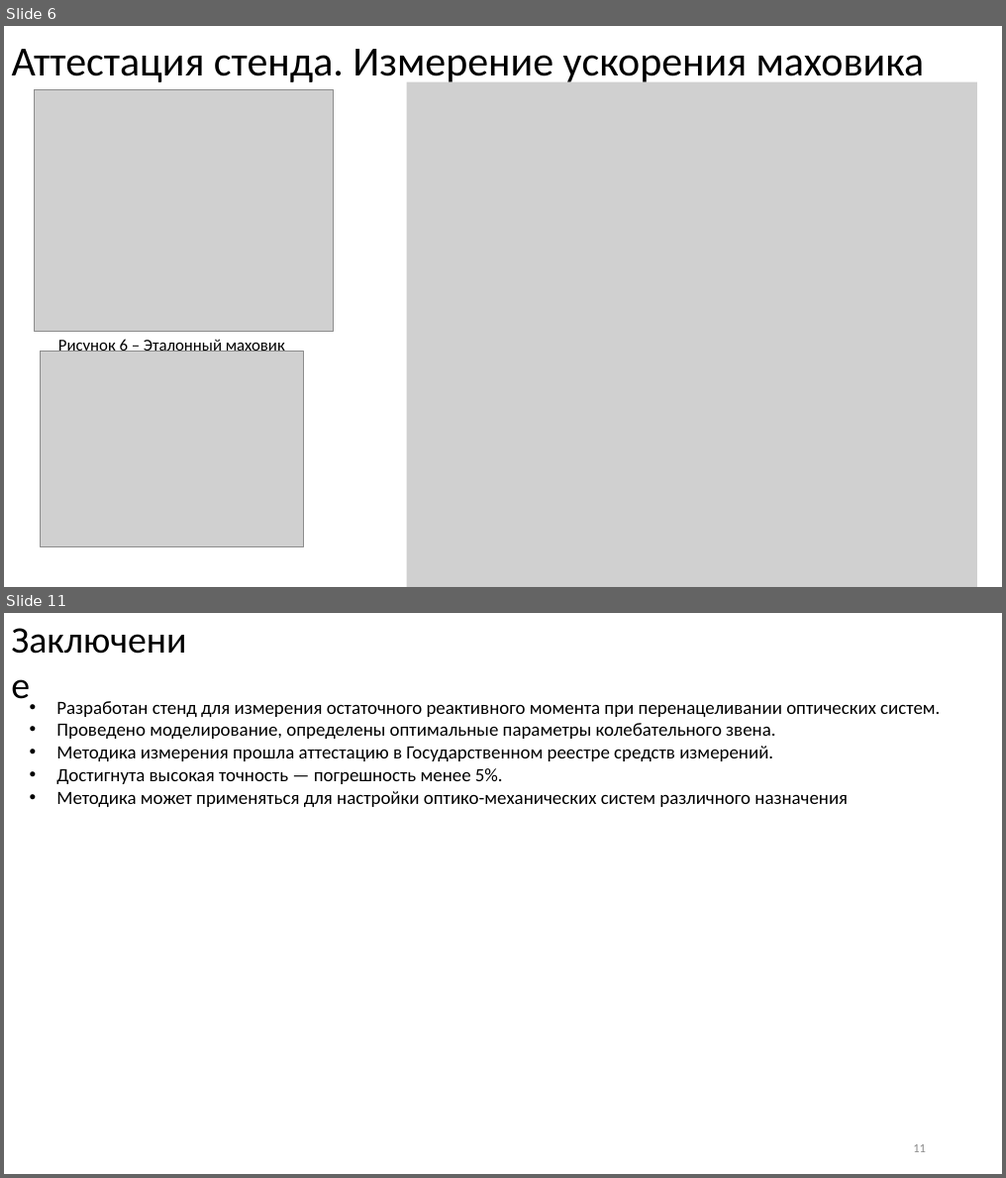
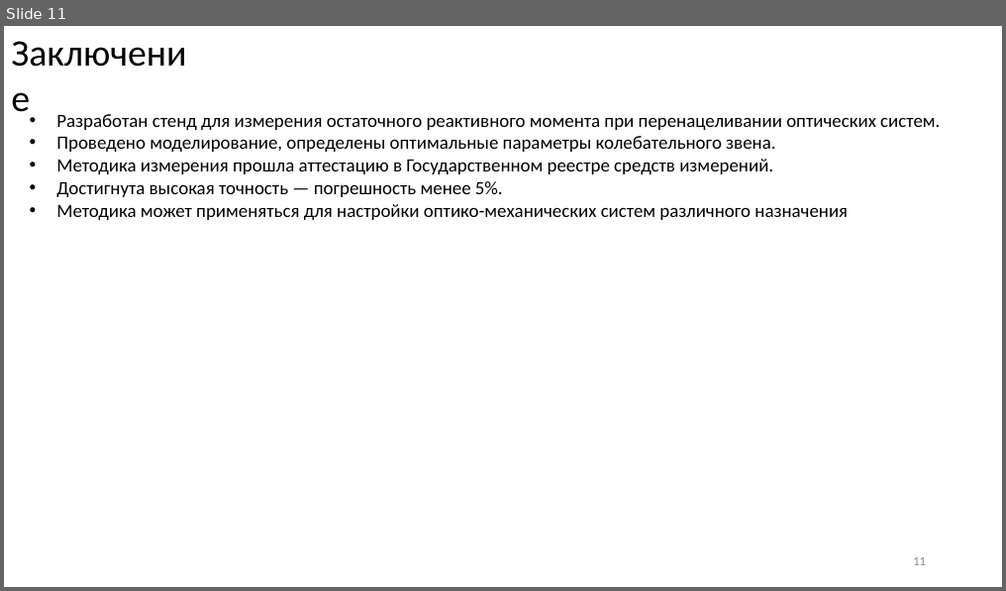
Before and after one commit to iliyars/reactive-moment-phd, a slide deck: Ppt/финальная версия.pptx. Shown one above the other, each under a label of ours: slides 6 and 11 before the commit, slide 11 after it; the slides between them are not shown. The pictures are 1006x1178 and 1006x591 pixels, drawn with LibreOffice and Linux fonts; fonts in the diff are those of the drawing; grey boxes stand for pictures. Boxes give left, top, right and bottom in pixels: in the first picture for what was removed or moved away, otherwise in the second. Text is boxed around its words. In the diff, an @@ line names an element or a change of style, - is before the commit and + after.

```diff
--- a/Ppt/финальная версия.pptx
+++ b/Ppt/финальная версия.pptx
@@ slide 6 removed at (4,26,1002,587), background #FFFFFF @@
@@ title removed at (12,49,925,85) @@
-Аттестация стенда. Измерение ускорения маховика
@@ picture removed at (407,82,977,587) @@
@@ picture removed at (34,89,334,332) @@
@@ picture removed at (40,352,303,548) @@
@@ text removed at (58,338,285,352) @@
-Рисунок 6 – Эталонный маховик
```
Also in this commit, not shown: 4 slides changed, 1 slide added, 2 other files.
